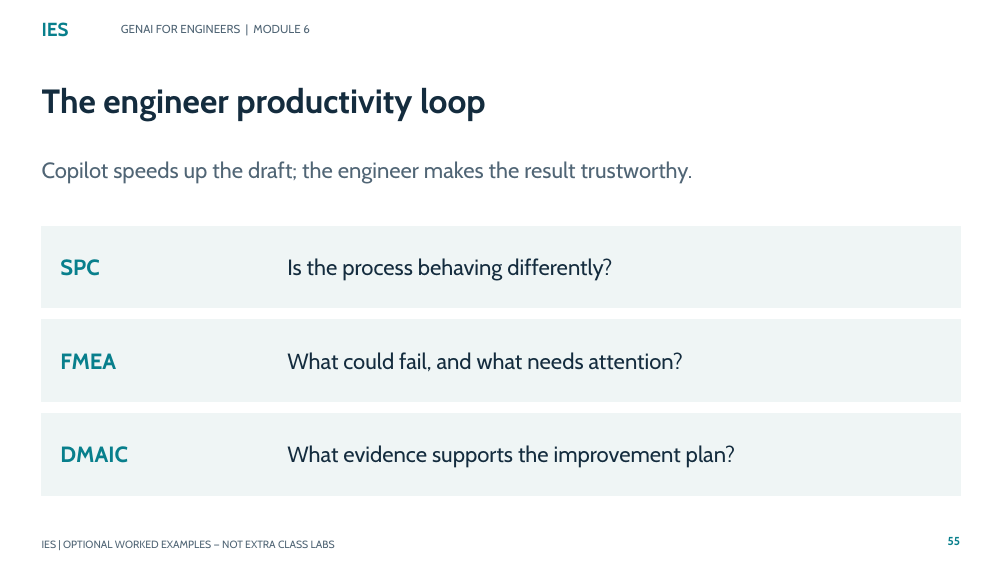
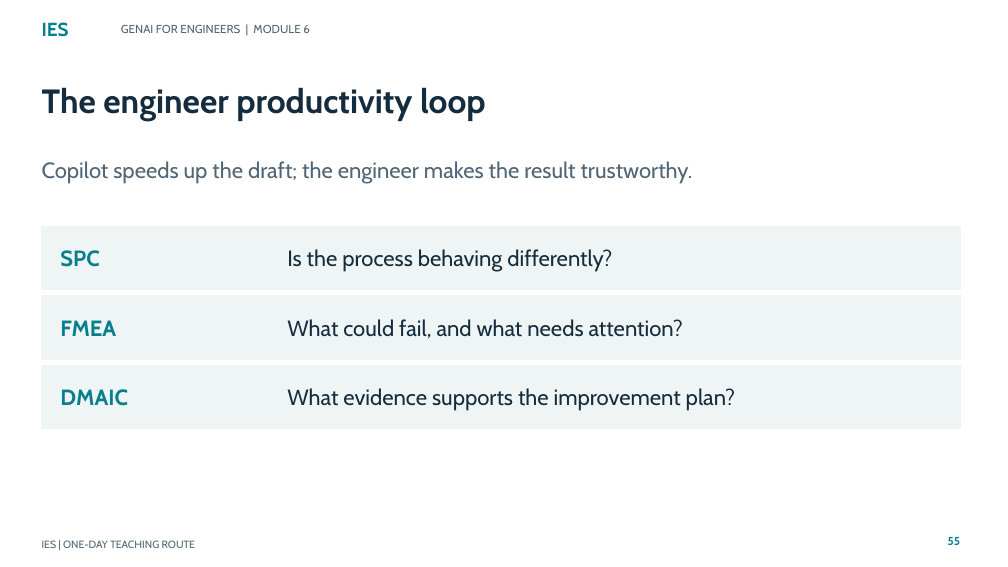
Before and after one commit to tertiarycourses/IES-GenAI-for-Engineers, a slide deck: slide 55 of courseware/Slides/IES-GenAI-for-Engineers.pptx. Drawn at 1008x567 pixels with LibreOffice and Linux fonts; fonts in the diff are those of the drawing. Boxes give left, top, right and bottom in pixels: in the first picture for what was removed or moved away, otherwise in the second. Text is boxed around its words. In the diff, an @@ line names an element or a change of style, - is before the commit and + after.

Commit message:
Fix module slide card alignment

```diff
--- a/courseware/Slides/IES-GenAI-for-Engineers.pptx
+++ b/courseware/Slides/IES-GenAI-for-Engineers.pptx
@@ rectangle: place and size @@
-rectangle at <box>42,226,960,308</box>
+rectangle at <box>42,226,960,290</box>
@@ text "SPC": place and size @@
-text "SPC" at <box>60,259,99,276</box>
+text "SPC" at <box>60,250,99,267</box>
@@ text "Is the process behaving differently?": place and size @@
-text "Is the process behaving differently?" at <box>287,258,612,281</box>
+text "Is the process behaving differently?" at <box>287,249,612,272</box>
@@ rectangle: place and size @@
-rectangle at <box>42,320,960,402</box>
+rectangle at <box>42,296,960,359</box>
@@ text "FMEA": place and size @@
-text "FMEA" at <box>60,353,116,369</box>
+text "FMEA" at <box>60,320,116,336</box>
@@ text "What could fail, and what ...": place and size @@
-text "What could fail, and what ..." at <box>287,352,683,371</box>
+text "What could fail, and what ..." at <box>287,319,683,338</box>
@@ rectangle: place and size @@
-rectangle at <box>42,414,960,495</box>
+rectangle at <box>42,365,960,429</box>
@@ text "DMAIC": place and size @@
-text "DMAIC" at <box>60,446,128,463</box>
+text "DMAIC" at <box>60,389,128,406</box>
@@ text "What evidence supports the improvement ...": place and size @@
-text "What evidence supports the improvement ..." at <box>287,445,735,468</box>
+text "What evidence supports the improvement ..." at <box>287,388,735,411</box>
@@ text at <box>42,540,195,548</box>: text changed @@
-IES | OPTIONAL WORKED EXAMPLES — NOT EXTRA CLASS LABS
+IES | ONE-DAY TEACHING ROUTE
```
Also in this commit, not shown: 131 other slides changed, 1 other file.
